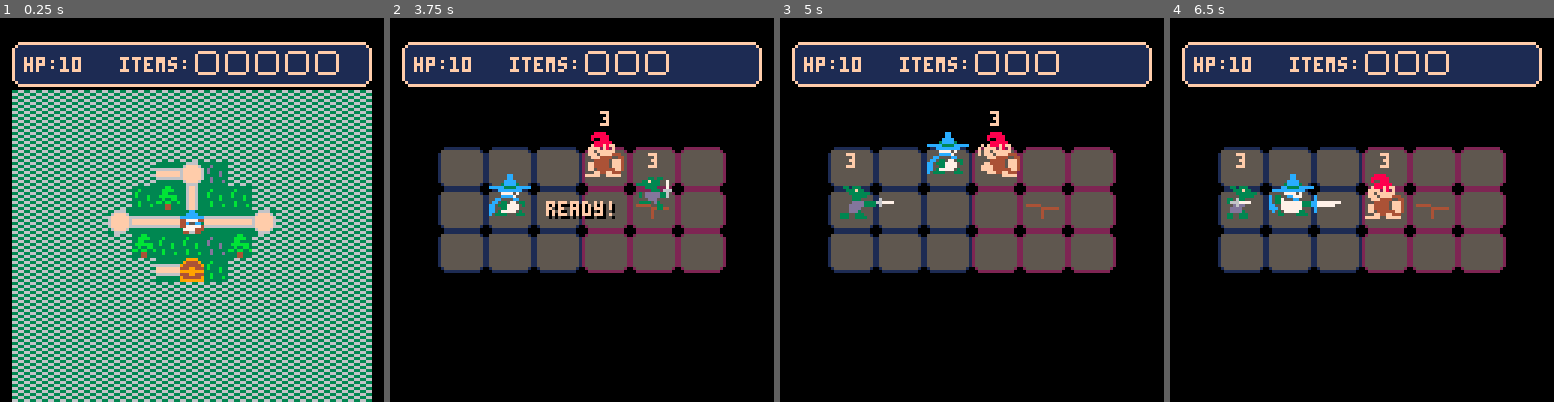
Above: before the commit, frames 1-4 (left to right).
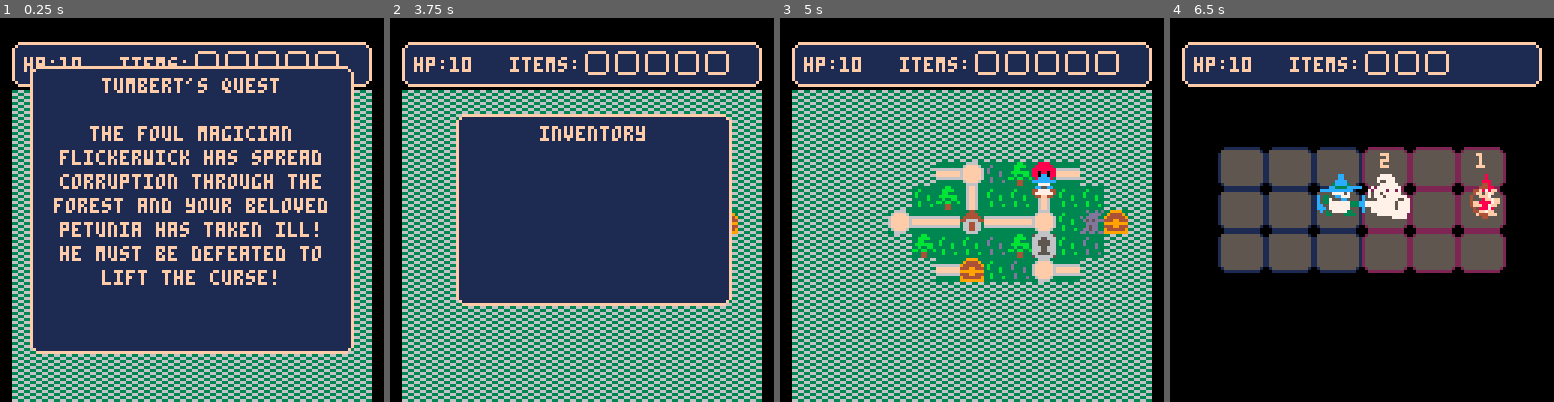
Above: after the commit, the same moments.

Repository: AddisonMink/tumberts-quest-p8
Game: PICO-8 cartridge wip.p8
Two runs of this game, one before a commit and one after it. Both use one fixed random seed, a clock stepped at 60 frames per second and the inputs below.
Inputs:
- Up to frame 1 (0.25 s): no input
- Up to frame 2 (3.75 s): tap X (X key) at 0.33, 1.07, 1.85, 2.97 s; tap O (Z key) at 0.7, 1.7, 2.1, 2.5, 2.9, 3.3, 3.7 s; hold Right 1.6-2.1 s; hold Up 2.15-2.42 s; hold Right 2.47-3.03 s; hold Left 3.08-3.58 s; hold Down from 3.63 s (still down)
- Up to frame 3 (5 s): release Down at 3.97 s; hold Right 4.02-4.68 s; tap X (X key) at 4.08 s; tap O (Z key) at 4.1, 4.5, 4.9 s; hold Up from 4.73 s (still down)
- Up to frame 4 (6.5 s): release Up at 5.03 s; hold Left 5.08-5.68 s; tap X (X key) at 5.2, 6.32 s; tap O (Z key) at 5.3, 5.7, 6.1 s; hold Down 5.73-6.03 s; hold Right from 6.08 s (still down)

The runs differ from the first frame. In frame 1, 60% of the frame differs, in the area x 7-93%, y 12-88%; in frame 2, 74%; in frame 3, 76%, in the area x 3-97%, y 8-100%; in frame 4, 3.4%.

Commit message:
add start ui.

Diff:
--- /dev/null
+++ b/start-ui.lua
@@ -0,0 +1,37 @@
+function start_ui_module()
+  local me = {}
+
+  function me:update()
+    return (btnp(4) or btnp(5)) and "cancel" or nil
+  end
+
+  function me:draw()
+    local w = 108
+    local h = 96
+    local x = (128 - w) / 2 - 4
+    local y = (128 - h) / 2 - 24
+
+    local l1 = "the foul magician"
+    local l2 = "flickerwick has spread"
+    local l3 = "corruption through the"
+    local l4 = "forest and your beloved"
+    local l5 = "petunia has taken ill!"
+    local l6 = "he must be defeated to"
+    local l7 = "lift the curse!"
+    local s = sprite:mk(108, "big")
+
+    y = ui:draw_npatch(x, y, w, h)
+    y = ui:draw_line("tumbert's quest", x, y, w)
+    y += 8
+    y = ui:draw_line(l1, x, y, w)
+    y = ui:draw_line(l2, x, y, w)
+    y = ui:draw_line(l3, x, y, w)
+    y = ui:draw_line(l4, x, y, w)
+    y = ui:draw_line(l5, x, y, w)
+    y = ui:draw_line(l6, x, y, w)
+    y = ui:draw_line(l7, x, y, w)
+    sprite:spr(s, x + (w - 16) / 2, y)
+  end
+
+  return me
+end
--- a/wip.p8
+++ b/wip.p8
@@ -6,6 +6,7 @@
 #include add-item-ui.lua
 #include select-items-ui.lua
 #include hud-ui.lua
+#include start-ui.lua
 #include sprite.lua
 #include player.lua
 #include redcap.lua
@@ -21,6 +22,7 @@
 ui = ui_module()
 sprite = sprite_module()
 hud = hud_ui_module()
+start_ui = start_ui_module()
 battle_util = battle_util_module()
 items = item_module()
 
@@ -28,9 +30,8 @@
 
 battles = {
   [10 .. "," .. 3] = {
-    --{ f = add_redcap, col = 4, row = 2 },
-    --{ f = add_scamp, col = 6, row = 1 }
-    { f = add_jester, col = 5, row = 2 }
+    { f = add_redcap, col = 4, row = 2 },
+    { f = add_scamp, col = 6, row = 1 }
   },
   [4 .. "," .. 3] = {
     { f = add_redcap, col = 4, row = 1 },
@@ -56,9 +57,7 @@
     { f = add_witch, col = 5, row = 2 }
   },
   [10 .. "," .. 11] = {
-    { f = add_cutthroat, col = 5, row = 1 },
-    { f = add_redcap, col = 4, row = 1 },
-    { f = add_redcap, col = 4, row = 3 }
+    { f = add_jester, col = 5, row = 2 }
   }
 }
 
@@ -147,18 +146,18 @@
 000000000000000000d0000000000000000000000000000000000000000000000000000000000000000000000000000000000000000000000000000000000000
 000000000800000000dd000000000000000000000000000000000000000000000000000000000000000000000000000000000000000000000000000000000000
 000000000800000000ddd00ddd000000000000000000000000000000000000000000000000000000000000000000000000000000000000000000000000000000
-000000008880000000dddfdddd000000000000000000000000000000000000000600000000000000000000000000000000000000000000000000000000000000
-000000008880000000ddfdddd0000dd0009000000000000000000000000000006677770000000000000000000000000000000000000000000000000000000000
-000000088888000000ffdddd0000dd00009900000000000000003303330000000600000000000000000000000000000000000000000000000000000000000000
+000000008880000000dddfdddd000000000000000000000000000000000000000600000000000000006606660000000000000000000000000000000000000000
+000000008880000000ddfdddd0000dd0009000000000000000000000000000006677770000000000000666660000000000000000000000000000000000000000
+000000088888000000ffdddd0000dd00009900000000000000003303330000000600000000000000000066660000000000000000000000000000000000000000
 0000000f888ff0000dddddd3000ddd00000990000000990000000333f33000000000000000000000000000000000000000000000000000000000000000000000
-000000ff0fff0000dddddd3300dd0dd0000999000009900000000033333330000000000000000000000000000000000000000000000000000000000000000000
-0000000ffff00000dddddf33ddd0ddd00099a9000099990000000003333300000000000000000000000000000000000000000000000000000000000000000000
-000000008ff0ff000003333ddd0ddddf099aaa000099990000033063300000000000000000000000000000000000000000000000000000000000000000000000
-00000ff88888ff00003333ddddddddf499aa7a090999a99000036667777000000000000000000000000000000000000000000000000000000000000000000000
-00000fff888ff00003300dddd0dddf4f09aa77999999aa9900000d6dd00000000044444000000000000000000000000000000000000000000000000000000000
-00000008888800000000dd0ddd0ddff409aa77a9999a7aa90000dddd000000000000000444444000000000000000000000000000000000000000000000000000
-0000000ff8ff0000000dd0ddddd4400f097777799aa777a90000dddd300000000000000400000000000000000000000000000000000000000000000000000000
-000000fff0fff0000000ddd4d4000000007777700977777900033003330000000000000400000000000000000000000000000000000000000000000000000000
+000000ff0fff0000dddddd3300dd0dd0000999000009900000000033333330000000000000000000000000666600000000000000000000000000000000000000
+0000000ffff00000dddddf33ddd0ddd00099a9000099990000000003333300000000000000000000000000666666000000000000000000000000000000000000
+000000008ff0ff000003333ddd0ddddf099aaa00009999000003306330000000000000000000000000000f66f666000000000000000000000000000000000000
+00000ff88888ff00003333ddddddddf499aa7a090999a9900003666777700000000000000000000000000f0ff666ff0000000000000000000000000000000000
+00000fff888ff00003300dddd0dddf4f09aa77999999aa9900000d6dd00000000044444000000000000000006666ffff00000000000000000000000000000000
+00000008888800000000dd0ddd0ddff409aa77a9999a7aa90000dddd0000000000000004444440000000000fff00000f00000000000000000000000000000000
+0000000ff8ff0000000dd0ddddd4400f097777799aa777a90000dddd30000000000000040000000000000000000f00ff00000000000000000000000000000000
+000000fff0fff0000000ddd4d4000000007777700977777900033003330000000000000400000000000000000000fff000000000000000000000000000000000
 00000000000000000044444000000000000777000077770000033003330000000000000400000000000000000000000000000000000000000000000000000000
 __map__
 1313131313131313131313131313330000000000000000000000000000000000000000000000000000000000000000000000000000000000000000000000000000000000000000000000000000000000000000000000000000000000000000000000000000000000000000000000000000000000000000000000000000000000
--- a/world.lua
+++ b/world.lua
@@ -1,5 +1,5 @@
 function world_module(items, max_items, treasures, battles)
-  local state = "enter"
+  local state = "start"
   local nodes = {}
   local from_key = nil
   local to_key = nil
@@ -16,8 +16,10 @@
 
   function me:update()
     local node = nodes[node_key]
-
-    if state == "battle" then
+    if state == "start" then
+      local result = start_ui:update()
+      if result then state = "enter" end
+    elseif state == "battle" then
       local result = battle:update()
       if result.type == "win" then
         state = "idle"
@@ -112,7 +114,9 @@
     hud:draw(hp, items, max_items)
     draw_fog()
 
-    if state == "battle" then
+    if state == "start" then
+      start_ui:draw()
+    elseif state == "battle" then
       battle:draw()
     elseif state == "inventory" then
       inventory_ui:draw()
